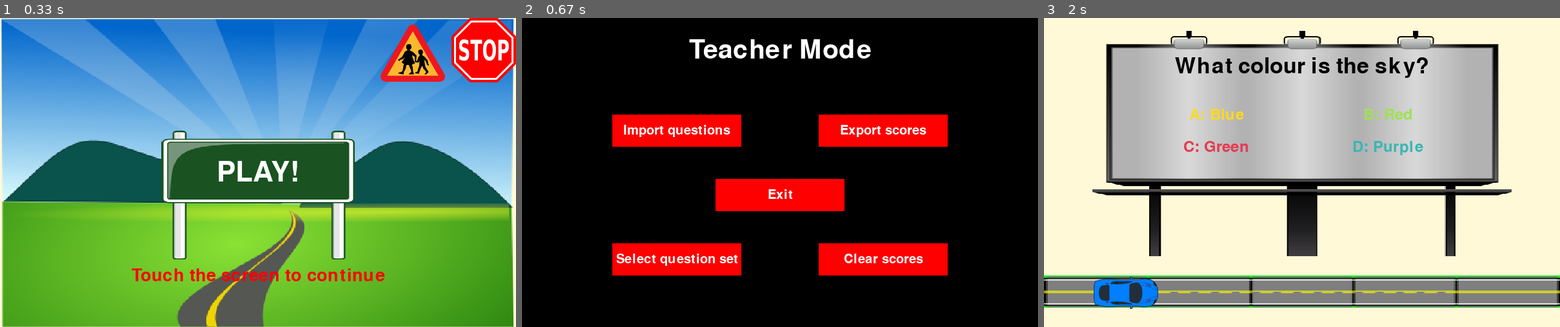
Above: before the commit, frames 1-3 (left to right).
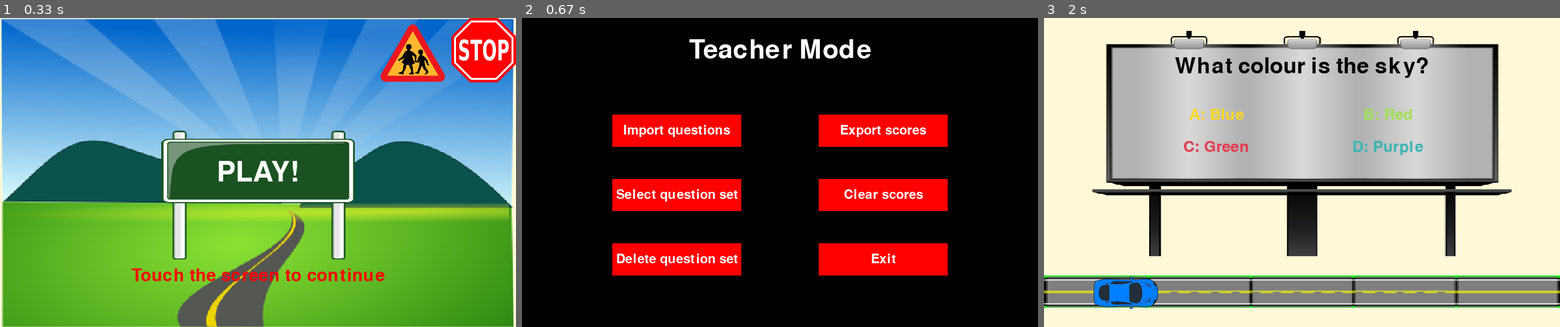
Above: after the commit, the same moments.

Repository: danielchriscarter/PiRight
Game: pygame game, started from home.py
Two runs of this game, one before a commit and one after it. Both use one fixed random seed, a clock stepped at 60 frames per second and the inputs below.
Inputs (mouse positions are in pixels of both pictures, inside the frame that each line leads up to):
- Up to frame 1 (0.33 s): no input
- Up to frame 2 (0.67 s): press the mouse at (934, 51) at 0.37 s; move the mouse to (774, 147) at 0.47 s; release the mouse at (620, 243) at 0.6 s
- Up to frame 3 (2 s): click "Select question set" at 0.72 s; click "Export scores" at 1.05 s; click (1363, 200) at 1.55 s; press the mouse at (1363, 200) at 1.87 s; move the mouse to (1240, 181) at 1.97 s

Frame 1 is identical in both runs. In frame 2, 6.2% of the frame differs, in the area x 17-83%, y 52-80%; in frame 3, nothing differs.

Commit message:
Preliminary work on delete questions option

Diff:
--- a/teacher.py
+++ b/teacher.py
@@ -19,79 +19,92 @@
         warning = False
         # All buttons use x-position, y-position, x-size, y-size
         import_btn = (140, 150, 200,50)
-        set_btn = (140, 350, 200,50)
+        set_btn = (140, 250, 200,50)
+        delete_btn = (140, 350, 200, 50)
         export_btn = (460, 150, 200,50)
+        exit_btn = (460,250,200,50)
         clear_btn = (460, 350, 200,50)
-        exit_btn = (300,250,200,50)
 
         yes_btn = (150, 300, 180, 80)
         no_btn = (470, 300, 180, 80)
+        warning_message = ""
 
         while 1:
             self.screen.fill((0, 0, 0))
 
-            if(warning):
-                self.rect = pygame.draw.rect(self.screen, (255,0,0), yes_btn,0)
-                self.rect = pygame.draw.rect(self.screen, (255,0,0), no_btn,0)
-                for event in pygame.event.get():
-                    if event.type == pygame.QUIT:
-                        pygame.quit()
-                        sys.exit()
+            self.rect = pygame.draw.rect(self.screen, (255,0,0), import_btn,0)
+            self.rect = pygame.draw.rect(self.screen, (255,0,0), set_btn,0)
+            self.rect = pygame.draw.rect(self.screen, (255,0,0), delete_btn,0)
+            self.rect = pygame.draw.rect(self.screen, (255,0,0), exit_btn,0)
+            self.rect = pygame.draw.rect(self.screen, (255,0,0), export_btn,0)
+            self.rect = pygame.draw.rect(self.screen, (255,0,0), clear_btn,0)
 
-                    if event.type == MOUSEBUTTONDOWN and event.button == 1:
-                        if(DetectCollision(yes_btn, pygame.mouse.get_pos())):
+            for event in pygame.event.get():
+                if event.type == pygame.QUIT:
+                    pygame.quit()
+                    sys.exit()
+
+                if event.type == MOUSEBUTTONDOWN and event.button == 1:
+                    if(DetectCollision(import_btn, pygame.mouse.get_pos())):
+                        root = tkinter.Tk()
+                        root.withdraw()
+                        name = re.escape(str(filedialog.askopenfilename(filetypes=[("CSV files","*.csv")],initialdir="/media")))
+                        os.system("cp " + name + " ./questions/")
+                    elif(DetectCollision(exit_btn, pygame.mouse.get_pos())):
+                        return
+                    elif(DetectCollision(export_btn, pygame.mouse.get_pos())):
+                        root = tkinter.Tk()
+                        root.withdraw()
+                        name = re.escape(str(filedialog.asksaveasfilename(defaultextension=".csv",initialdir="/media")))
+                        os.system("cp ./data/scores.csv " + name)
+                    elif(DetectCollision(clear_btn, pygame.mouse.get_pos())):
+                        if(Warning("Are you sure you wish to erase all scores?")):
                             os.system("cp ./data/score_template.csv ./data/scores.csv")
-                            warning = False
-                        elif(DetectCollision(no_btn, pygame.mouse.get_pos())):
-                            warning = False
+                    elif(DetectCollision(set_btn, pygame.mouse.get_pos())):
+                        root = tkinter.Tk()
+                        root.withdraw()
+                        name = re.escape(str(filedialog.askopenfilename(filetypes=[("CSV files","*.csv")],initialdir="./questions")))
+                        os.system("cp " + name + " ./data/questions.csv")
+                    elif(DetectCollision(delete_btn, pygame.mouse.get_pos())):
+                        root = tkinter.Tk()
+                        root.withdraw()
+                        name = re.escape(str(filedialog.askopenfilename(filetypes=[("CSV files","*.csv")],initialdir="./questions")))
+                        if(Warning("Are you sure you wish to delete " + str.split(name,"/")[-1] + "?")):
+                            os.system("rm " + name)
 
-                if pygame.font:
-                    DisplayText(self.screen, "Are you sure you wish to erase all scores?", 40, (255,255,255), x=400, y=50)
-                    DisplayText(self.screen, "Yes", 40, (255,255,255), x=240, y=340)
-                    DisplayText(self.screen, "No", 40, (255,255,255), x=560, y=340)
 
-            else:
-                self.rect = pygame.draw.rect(self.screen, (255,0,0), import_btn,0)
-                self.rect = pygame.draw.rect(self.screen, (255,0,0), set_btn,0)
-                self.rect = pygame.draw.rect(self.screen, (255,0,0), exit_btn,0)
-                self.rect = pygame.draw.rect(self.screen, (255,0,0), export_btn,0)
-                self.rect = pygame.draw.rect(self.screen, (255,0,0), clear_btn,0)
 
-                for event in pygame.event.get():
-                    if event.type == pygame.QUIT:
-                        pygame.quit()
-                        sys.exit()
-
-                    if event.type == MOUSEBUTTONDOWN and event.button == 1:
-                        if(DetectCollision(import_btn, pygame.mouse.get_pos())):
-                            root = tkinter.Tk()
-                            root.withdraw()
-                            name = re.escape(str(filedialog.askopenfilename(filetypes=[("CSV files","*.csv")],initialdir="/media")))
-                            os.system("cp " + name + " ./questions/")
-                        elif(DetectCollision(exit_btn, pygame.mouse.get_pos())):
-                            return
-                        elif(DetectCollision(export_btn, pygame.mouse.get_pos())):
-                            root = tkinter.Tk()
-                            root.withdraw()
-                            name = re.escape(str(filedialog.asksaveasfilename(defaultextension=".csv",initialdir="/media")))
-                            os.system("cp ./data/scores.csv " + name)
-                        elif(DetectCollision(clear_btn, pygame.mouse.get_pos())):
-                            warning = True
-                        elif(DetectCollision(set_btn, pygame.mouse.get_pos())):
-                            root = tkinter.Tk()
-                            root.withdraw()
-                            name = re.escape(str(filedialog.askopenfilename(filetypes=[("CSV files","*.csv")],initialdir="./questions")))
-                            os.system("cp " + name + " ./data/questions.csv")
-
-                if pygame.font:
-                    DisplayText(self.screen, "Teacher Mode", 60, (255,255,255), x=400, y=50)
-                    DisplayText(self.screen, "Import questions", 30, (255,255,255), x=240, y=175)
-                    DisplayText(self.screen, "Select question set", 30, (255,255,255), x=240, y=375)
-                    DisplayText(self.screen, "Export scores", 30, (255,255,255), x=560, y=175)
-                    DisplayText(self.screen, "Clear scores", 30, (255,255,255), x=560, y=375)
-                    DisplayText(self.screen, "Exit", 30, (255,255,255), x=400, y=275)
+            if pygame.font:
+                DisplayText(self.screen, "Teacher Mode", 60, (255,255,255), x=400, y=50)
+                DisplayText(self.screen, "Import questions", 30, (255,255,255), x=240, y=175)
+                DisplayText(self.screen, "Select question set", 30, (255,255,255), x=240, y=275)
+                DisplayText(self.screen, "Delete question set", 30, (255,255,255), x=240, y=375)
+                DisplayText(self.screen, "Export scores", 30, (255,255,255), x=560, y=175)
+                DisplayText(self.screen, "Clear scores", 30, (255,255,255), x=560, y=275)
+                DisplayText(self.screen, "Exit", 30, (255,255,255), x=560, y=375)
 
             pygame.display.update()
 
+    def Warning(reset_type, message, name=""):
+        while(True):
+            self.rect = pygame.draw.rect(self.screen, (255,0,0), yes_btn,0)
+            self.rect = pygame.draw.rect(self.screen, (255,0,0), no_btn,0)
+            for event in pygame.event.get():
+                if event.type == pygame.QUIT:
+                    pygame.quit()
+                    sys.exit()
+
+                if event.type == MOUSEBUTTONDOWN and event.button == 1:
+                    if(DetectCollision(yes_btn, pygame.mouse.get_pos())):
+                        return True
+                    elif(DetectCollision(no_btn, pygame.mouse.get_pos())):
+                        return False
+
+            if pygame.font:
+                DisplayText(self.screen, message, 40, (255,255,255), x=400, y=50)
+                DisplayText(self.screen, "Yes", 40, (255,255,255), x=240, y=340)
+                DisplayText(self.screen, "No", 40, (255,255,255), x=560, y=340)
+        pygame.display.update()
+
 Window = TeacherMode()
 Window.Main()
